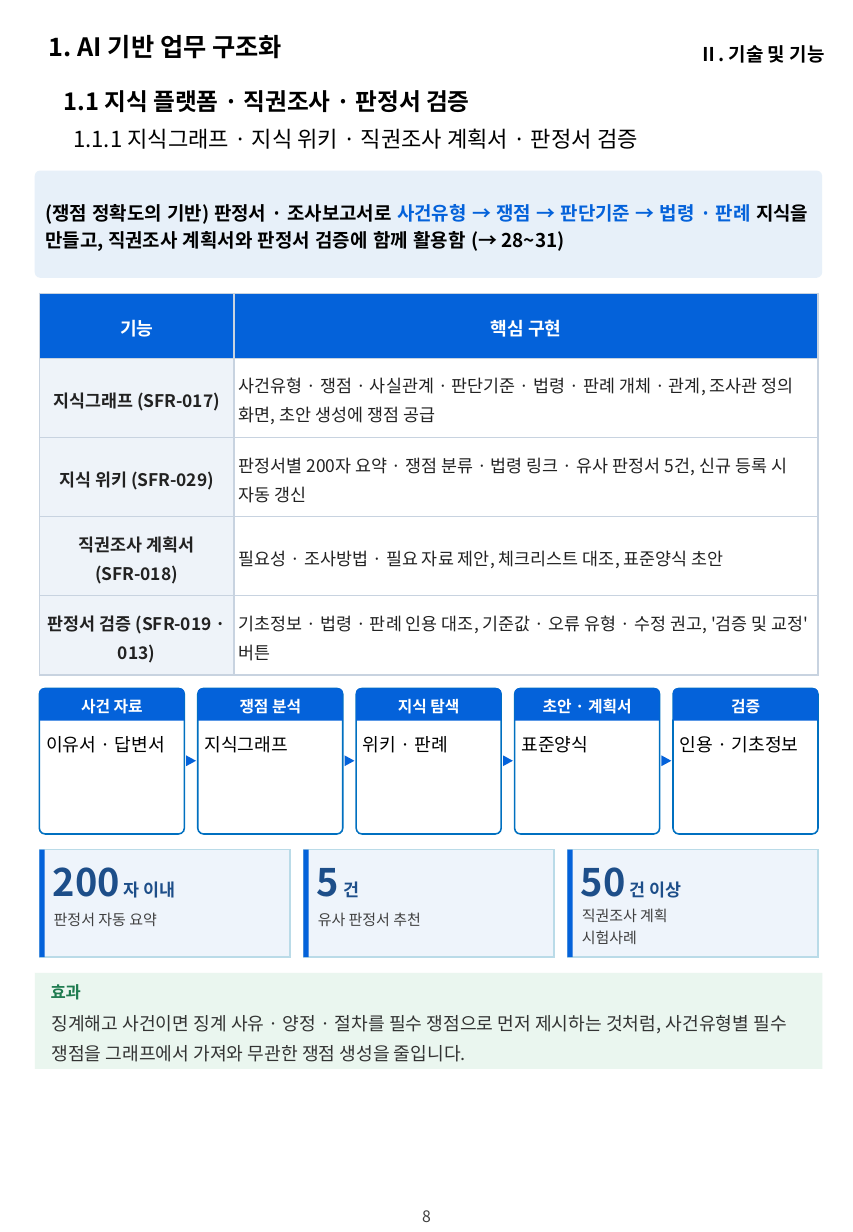
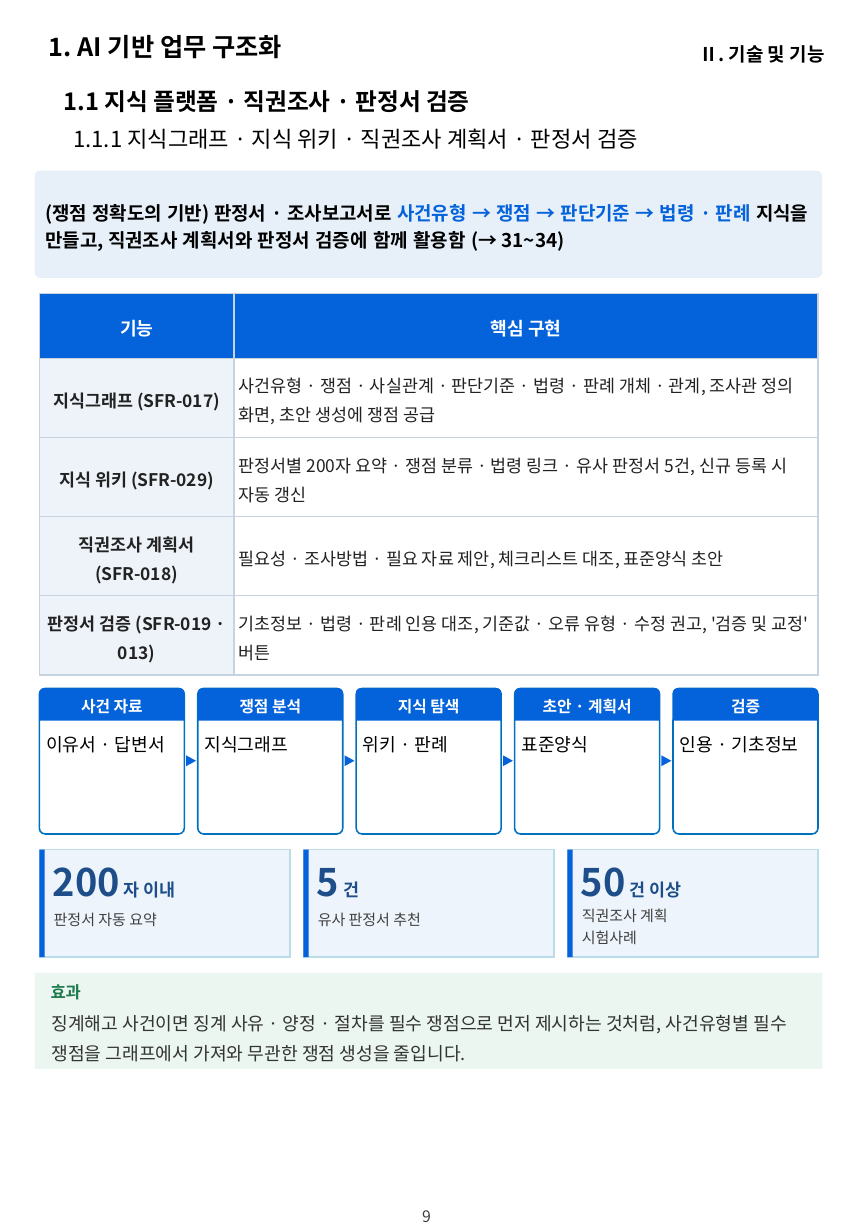
Before and after one commit to hwangsteeve-tech/hbjw, a slide deck: slide 9 of proposals/2026-11_nlrc-ai-labor-commission/nlrc_제안요약서.pptx (slide 8 before the commit). Drawn at 853x1232 pixels with LibreOffice and Linux fonts; fonts in the diff are those of the drawing; background and template pictures are left out. Boxes give left, top, right and bottom in pixels: in the first picture for what was removed or moved away, otherwise in the second. Text is boxed around its words. In the diff, an @@ line names an element or a change of style, - is before the commit and + after.

```diff
--- a/proposals/2026-11_nlrc-ai-labor-commission/nlrc_제안요약서.pptx
+++ b/proposals/2026-11_nlrc-ai-labor-commission/nlrc_제안요약서.pptx
@@ text in rounded rectangle at (45,204,808,251): text changed @@
-(쟁점 정확도의 기반) 판정서 · 조사보고서로 사건유형 → 쟁점 → 판단기준 → 법령 · 판례 지식을 만들고, 직권조사 계획서와 판정서 검증에 함께 활용함 (→ 28~31)
+(쟁점 정확도의 기반) 판정서 · 조사보고서로 사건유형 → 쟁점 → 판단기준 → 법령 · 판례 지식을 만들고, 직권조사 계획서와 판정서 검증에 함께 활용함 (→ 31~34)
@@ page number at (422,1210,431,1222): text changed @@
-8
+9
@@ text at (423,1210,431,1222): text changed @@
-8
+9
```
Also in this commit, not shown: 8 other slides changed, 1 slide added, 7 other files.
